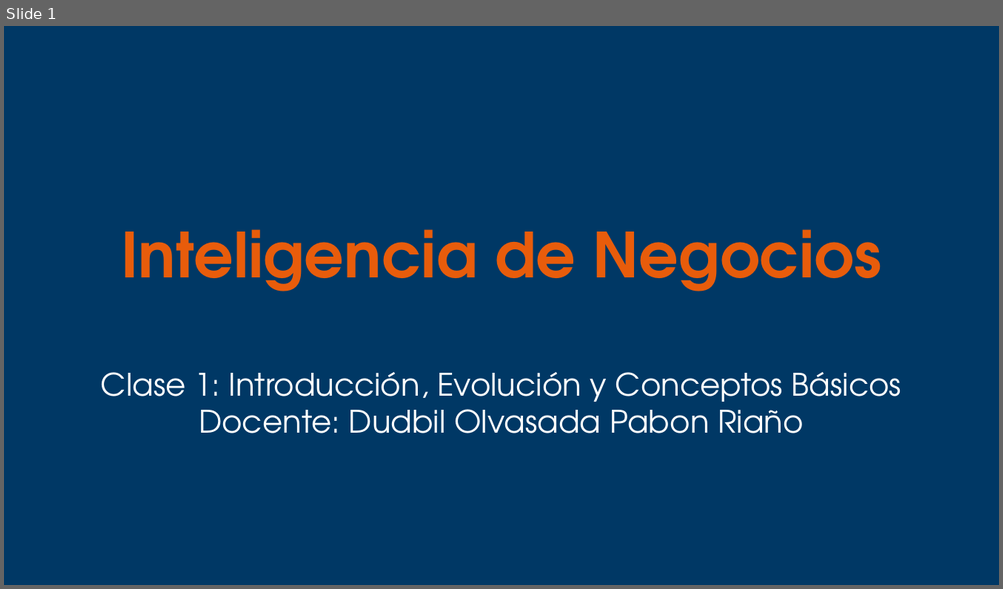
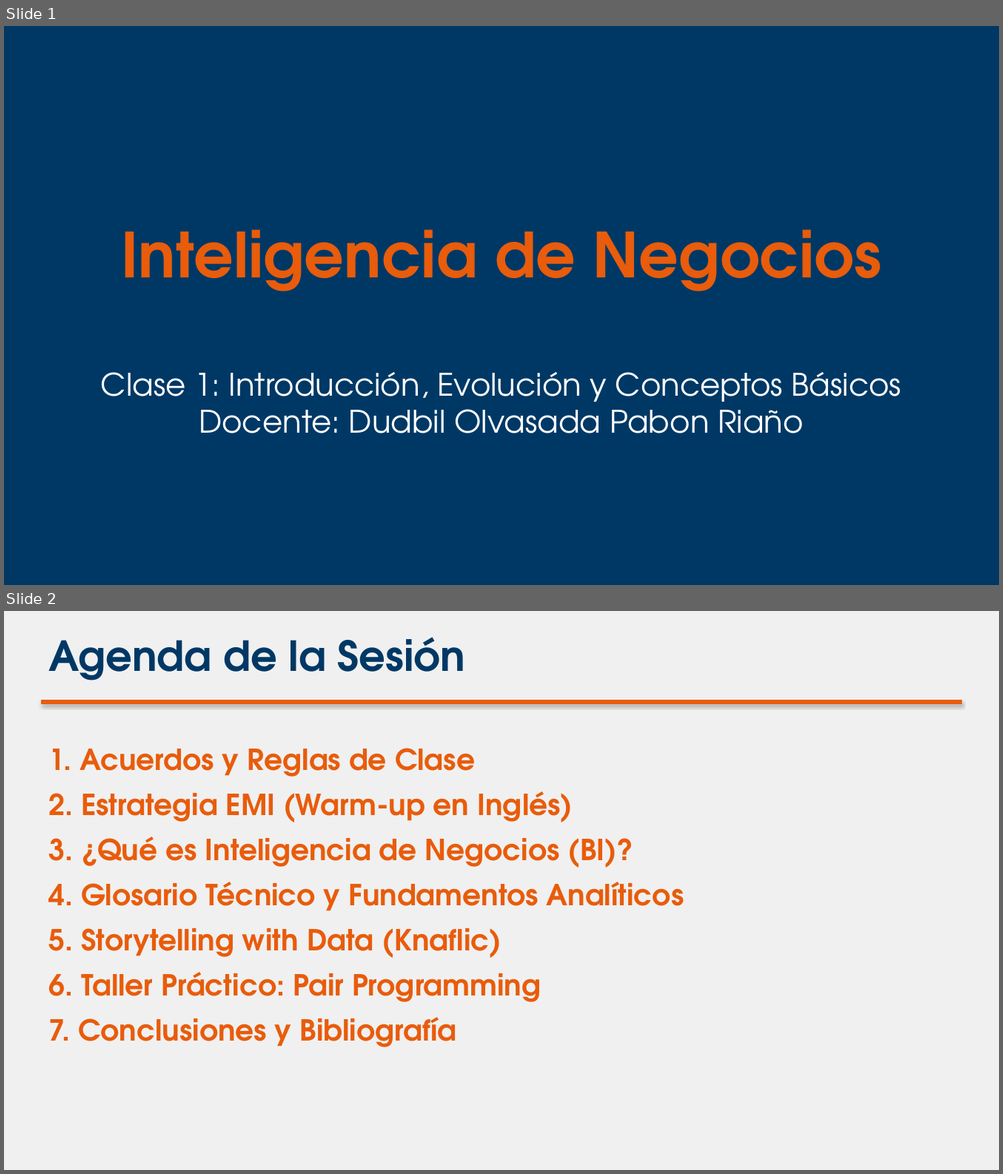
Before and after one commit to dudbilopr/Inteligencia-de-negocios, a slide deck: Semanas/Semana_1/diapositivas_semana_1.pptx. Shown one above the other, each under a label of ours: slide 1 before the commit, slides 1 and 2 after it. The pictures are 1003x589 and 1003x1174 pixels, drawn with LibreOffice and Linux fonts; fonts in the diff are those of the drawing. Boxes give left, top, right and bottom in pixels: in the first picture for what was removed or moved away, otherwise in the second. Text is boxed around its words. In the diff, an @@ line names an element or a change of style, - is before the commit and + after.

Commit message:
feat: agrega secciones de agenda, conclusiones y bibliografia; mejora interactividad y simulacion de graficos en HTML/PPT

```diff
--- a/Semanas/Semana_1/diapositivas_semana_1.pptx
+++ b/Semanas/Semana_1/diapositivas_semana_1.pptx
@@ slide 2 added at (x1=4, y1=611, x2=999, y2=1170), background #F0F0F0 @@
@@ text added at (x1=48, y1=637, x2=465, y2=681), 40 pt, text #003865, bold @@
+Agenda de la Sesión
@@ rectangle added at (x1=41, y1=701, x2=962, y2=704), fill #E85C0B, outline #E85C0B 0.75 pt @@
@@ text added at (x1=48, y1=748, x2=684, y2=1048), 28 pt, text #E85C0B, bold @@
+1. Acuerdos y Reglas de Clase
+2. Estrategia EMI (Warm-up en Inglés)
+3. ¿Qué es Inteligencia de Negocios (BI)?
+4. Glosario Técnico y Fundamentos Analíticos
+5. Storytelling with Data (Knaflic)
+6. Taller Práctico: Pair Programming
+7. Conclusiones y Bibliografía
```
Also in this commit, not shown: 6 slides changed, 3 other slides added, 1 slide removed, 4 other files.
